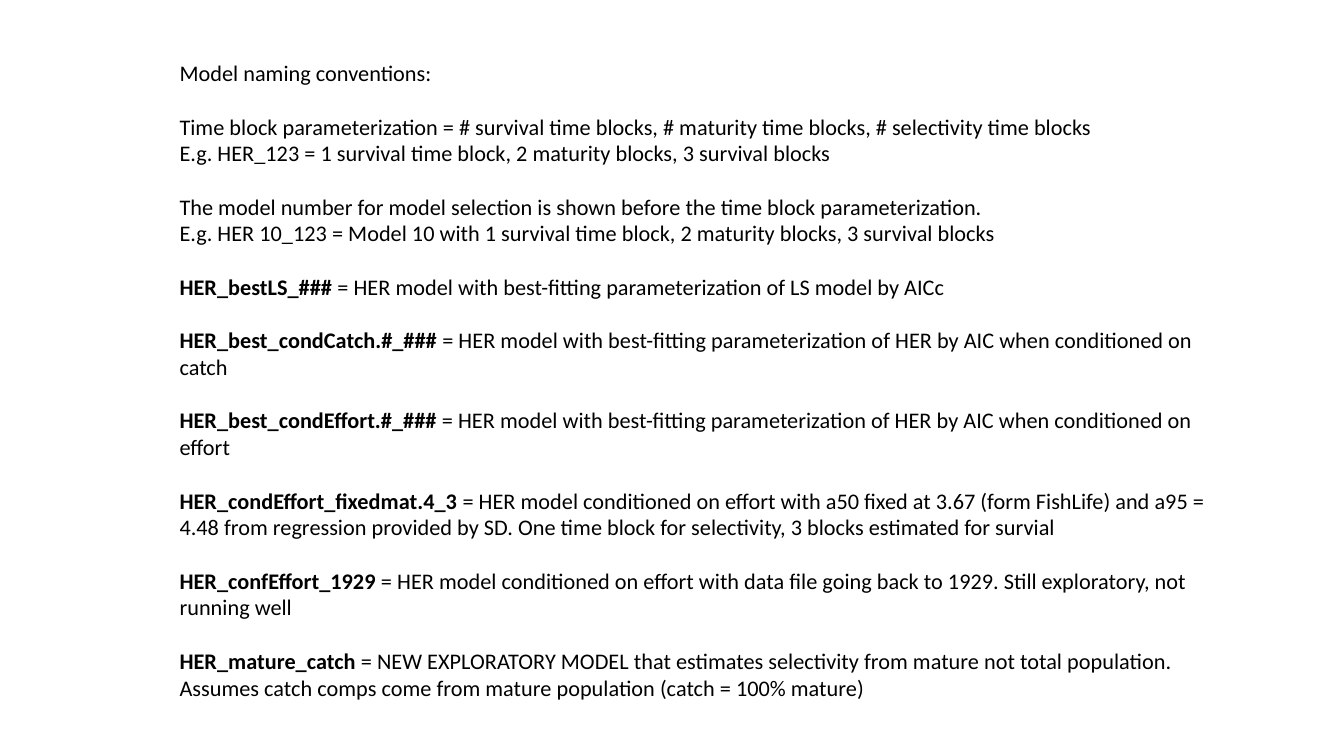
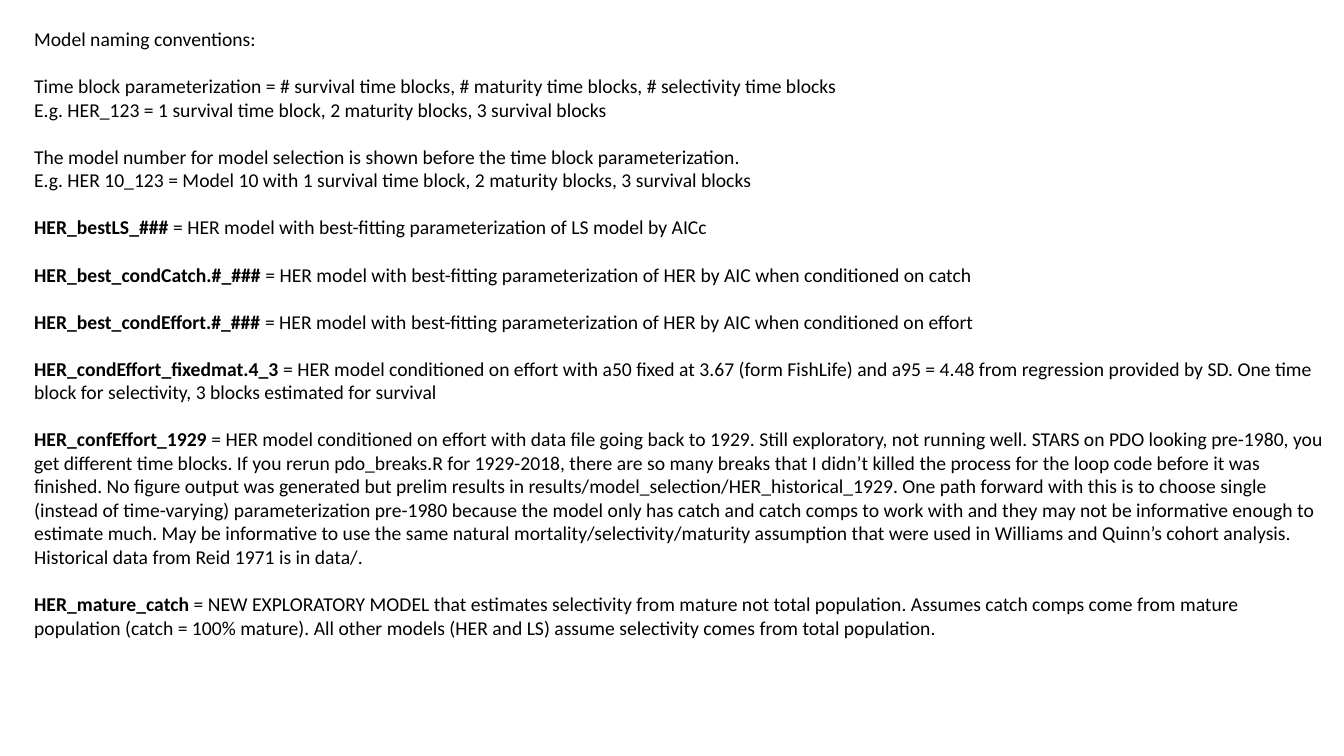
Before and after one commit to commfish/AlaskaHerring, a slide deck: slide 2 of technical_docs/folder_organization.pptx. Drawn at 1344x756 pixels with LibreOffice and Linux fonts; fonts in the diff are those of the drawing. Boxes give left, top, right and bottom in pixels: in the first picture for what was removed or moved away, otherwise in the second. Text is boxed around its words. In the diff, an @@ line names an element or a change of style, - is before the commit and + after.

```diff
--- a/technical_docs/folder_organization.pptx
+++ b/technical_docs/folder_organization.pptx
@@ text "Model naming conventions:": place and size @@
-text "Model naming conventions:" at bbox=[180, 65, 1191, 700]
+text "Model naming conventions:" at bbox=[34, 32, 1322, 638]
@@ text at bbox=[34, 32, 973, 333]: size 15.9 to 14 pt in "Model naming conventions:", "Time block parameterization = # survival time ...", "E.g. HER_123 = 1 survival time block, ...", "The model number for model selection is ..." and 4 more places @@
@@ text at bbox=[34, 362, 1322, 638]: text changed; size 15.9 to 14 pt @@
-HER_condEffort_fixedmat.4_3 = HER model conditioned on effort with a50 fixed at 3.67 (form FishLife) and a95 = 4.48 from regression provided by SD. One time block for selectivity, 3 blocks estimated for survial
-HER_confEffort_1929 = HER model conditioned on effort with data file going back to 1929. Still exploratory, not running well
-HER_mature_catch = NEW EXPLORATORY MODEL that estimates selectivity from mature not total population. Assumes catch comps come from mature population (catch = 100% mature)
+HER_condEffort_fixedmat.4_3 = HER model conditioned on effort with a50 fixed at 3.67 (form FishLife) and a95 = 4.48 from regression provided by SD. One time block for selectivity, 3 blocks estimated for survival
+HER_confEffort_1929 = HER model conditioned on effort with data file going back to 1929. Still exploratory, not running well. STARS on PDO looking pre-1980, you get different time blocks. If you rerun pdo_breaks.R for 1929-2018, there are so many breaks that I didn’t killed the process for the loop code before it was finished. No figure output was generated but prelim results in results/model_selection/HER_historical_1929. One path forward with this is to choose single (instead of time-varying) parameterization pre-1980 because the model only has catch and catch comps to work with and they may not be informative enough to estimate much. May be informative to use the same natural mortality/selectivity/maturity assumption that were used in Williams and Quinn’s cohort analysis. Historical data from Reid 1971 is in data/.
+HER_mature_catch = NEW EXPLORATORY MODEL that estimates selectivity from mature not total population. Assumes catch comps come from mature population (catch = 100% mature). All other models (HER and LS) assume selectivity comes from total population.
```
Also in this commit, not shown: 2 other slides changed, 11 other files.
